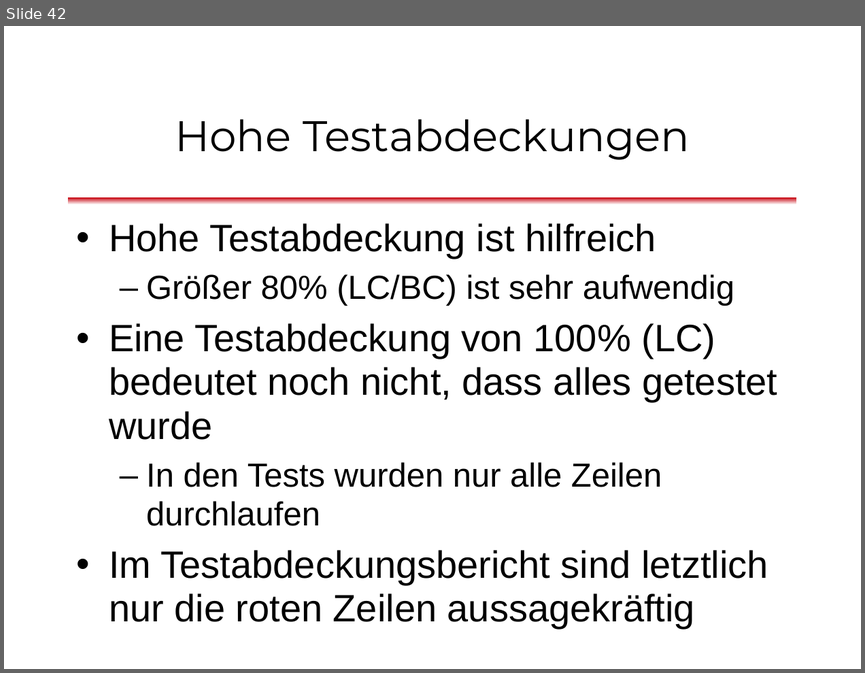
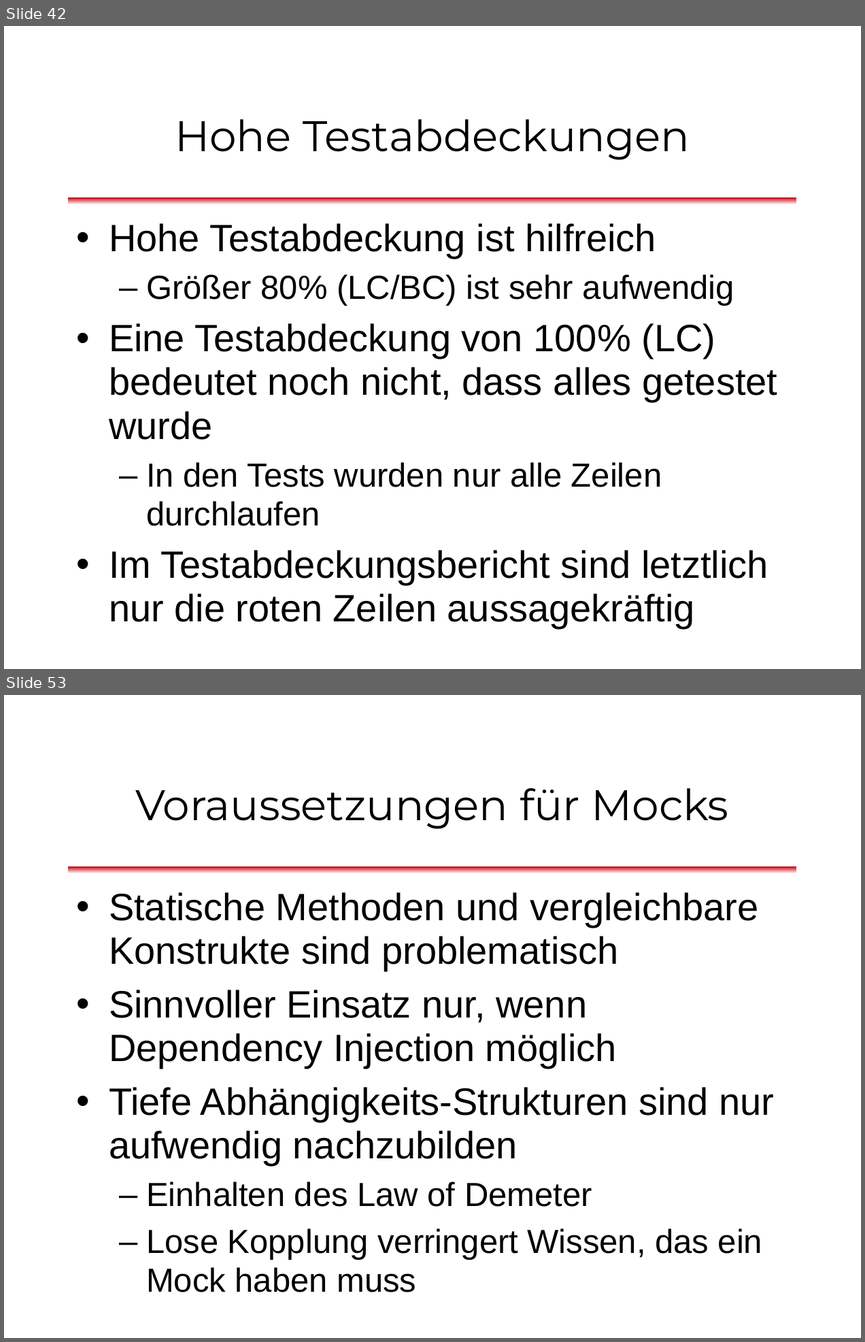
Before and after one commit to dlindner/vorlesung-se2-dhbw, a slide deck: added_2013/Unit Tests mit JUnit (2013).odp. Shown one above the other, each under a label of ours: slide 42 before the commit, slides 42 and 53 after it; the slides between them are not shown. The pictures are 865x673 and 865x1342 pixels, drawn with LibreOffice and Linux fonts; fonts in the diff are those of the drawing; background and template pictures are left out. Boxes give left, top, right and bottom in pixels: in the first picture for what was removed or moved away, otherwise in the second. Text is boxed around its words. In the diff, an @@ line names an element or a change of style, - is before the commit and + after.

Commit message:
Mock-Objekte beschrieben. Vorlesungseinheit fertig

```diff
--- a/added_2013/Unit Tests mit JUnit (2013).odp
+++ b/added_2013/Unit Tests mit JUnit (2013).odp
@@ slide 53 added at bbox=[4, 695, 861, 1338], background #FFFFFF; not listed: 1 template element that a slide beside it also shows @@
@@ title added at bbox=[135, 788, 728, 829], 36 pt, text #000000 @@
+Voraussetzungen für Mocks
@@ text added at bbox=[109, 892, 774, 1292], 32 pt, text #000000 @@
+• Statische Methoden und vergleichbare Konstrukte sind problematisch
+• Sinnvoller Einsatz nur, wenn Dependency Injection möglich
+• Tiefe Abhängigkeits-Strukturen sind nur aufwendig nachzubilden
+  – Einhalten des Law of Demeter
+  – Lose Kopplung verringert Wissen, das ein Mock haben muss
```
Also in this commit, not shown: 11 other slides added, 2 slides removed.
